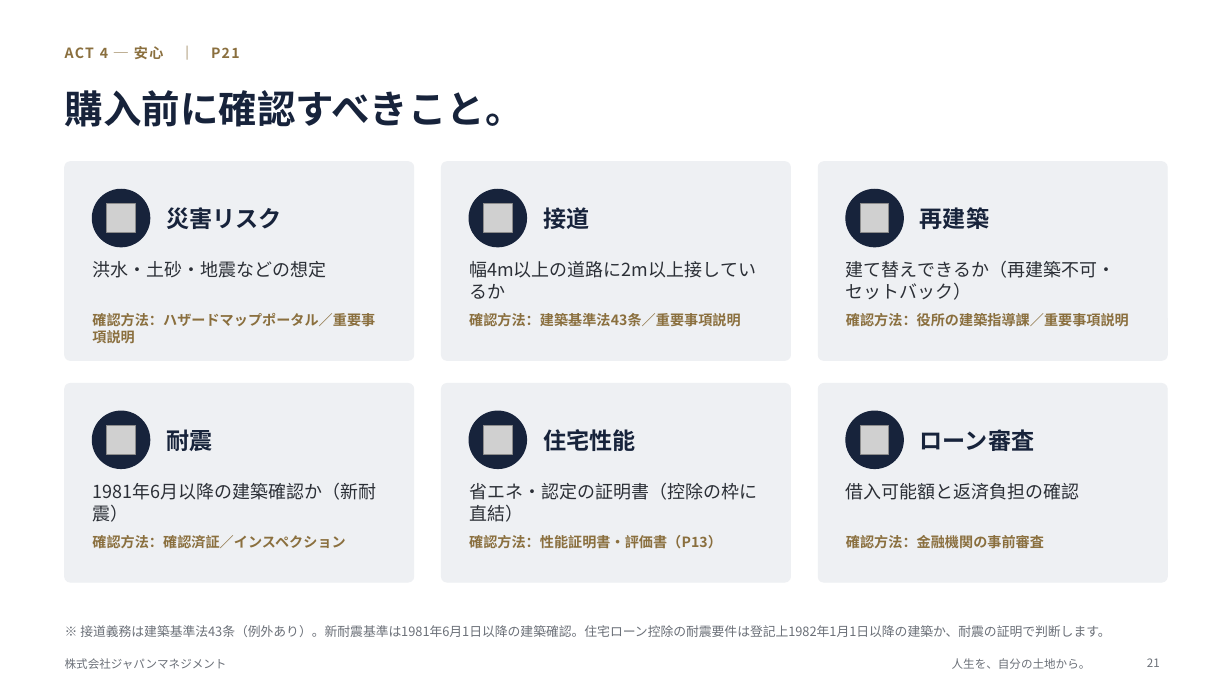
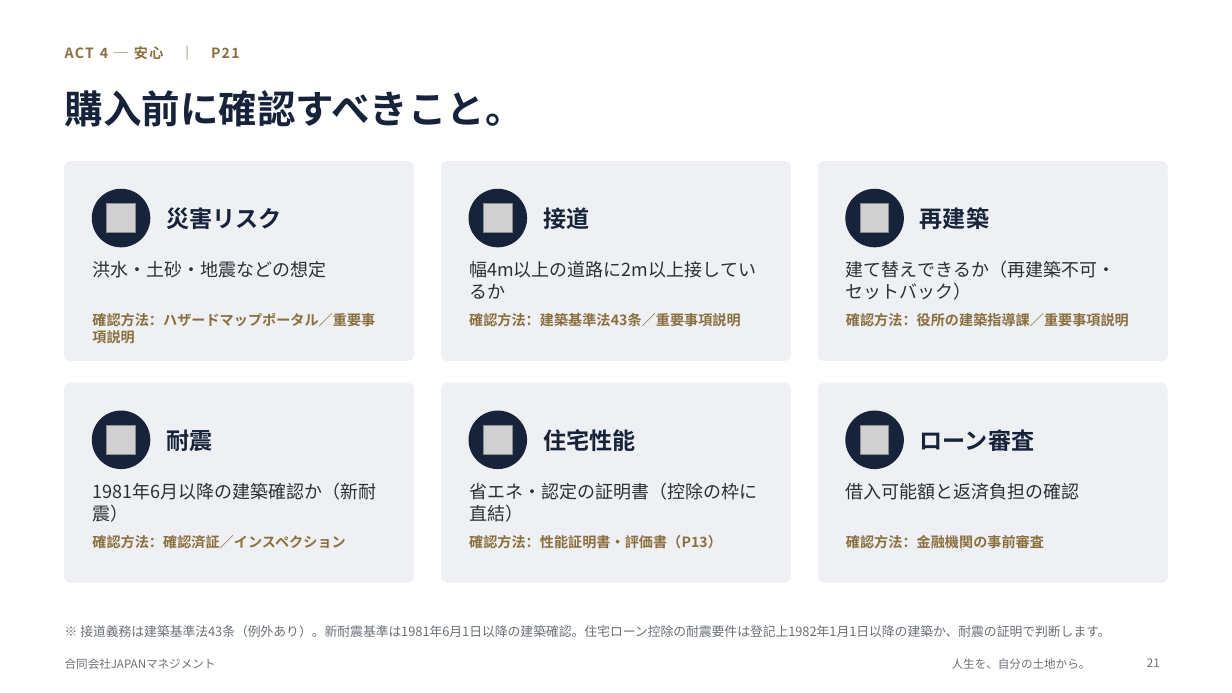
Before and after one commit to hasegawa212/-, a slide deck: slide 21 of land-life-proposal/dist/japan-mgmt/人生を、自分の土地から。_ジャパンマネジメント版.pptx. Drawn at 1232x693 pixels with LibreOffice and Linux fonts; fonts in the diff are those of the drawing; grey boxes stand for pictures. Boxes give left, top, right and bottom in pixels: in the first picture for what was removed or moved away, otherwise in the second. Text is boxed around its words. In the diff, an @@ line names an element or a change of style, - is before the commit and + after.

```diff
--- a/land-life-proposal/dist/japan-mgmt/人生を、自分の土地から。_ジャパンマネジメント版.pptx
+++ b/land-life-proposal/dist/japan-mgmt/人生を、自分の土地から。_ジャパンマネジメント版.pptx
@@ text at (x1=65, y1=658, x2=216, y2=669): text changed @@
-株式会社ジャパンマネジメント
+合同会社JAPANマネジメント
```
Also in this commit, not shown: 23 other slides changed, 12 other files.
